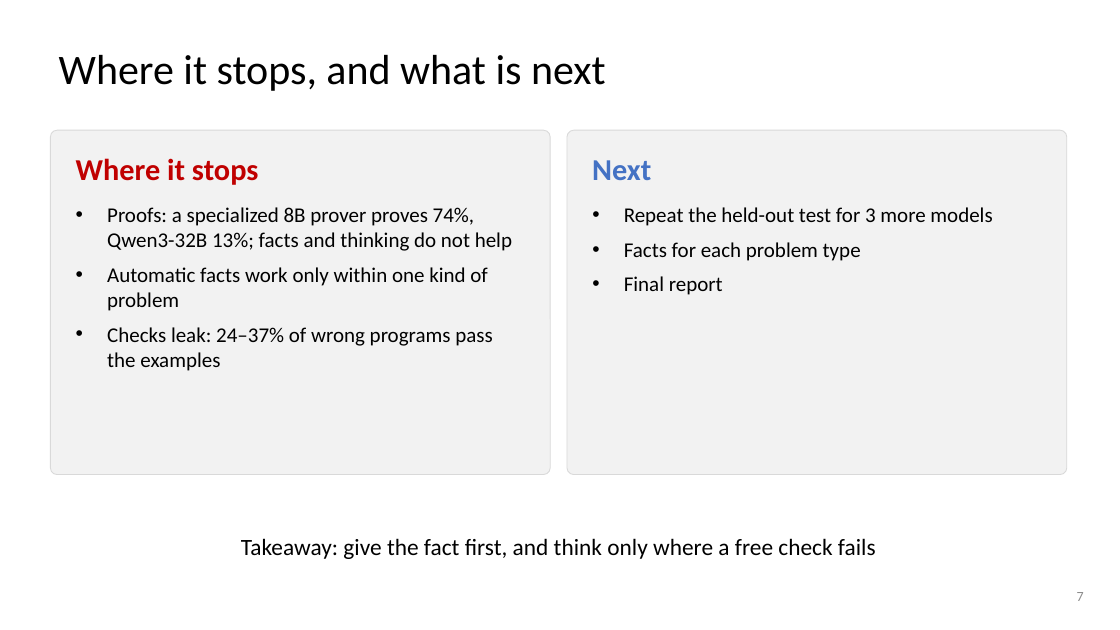
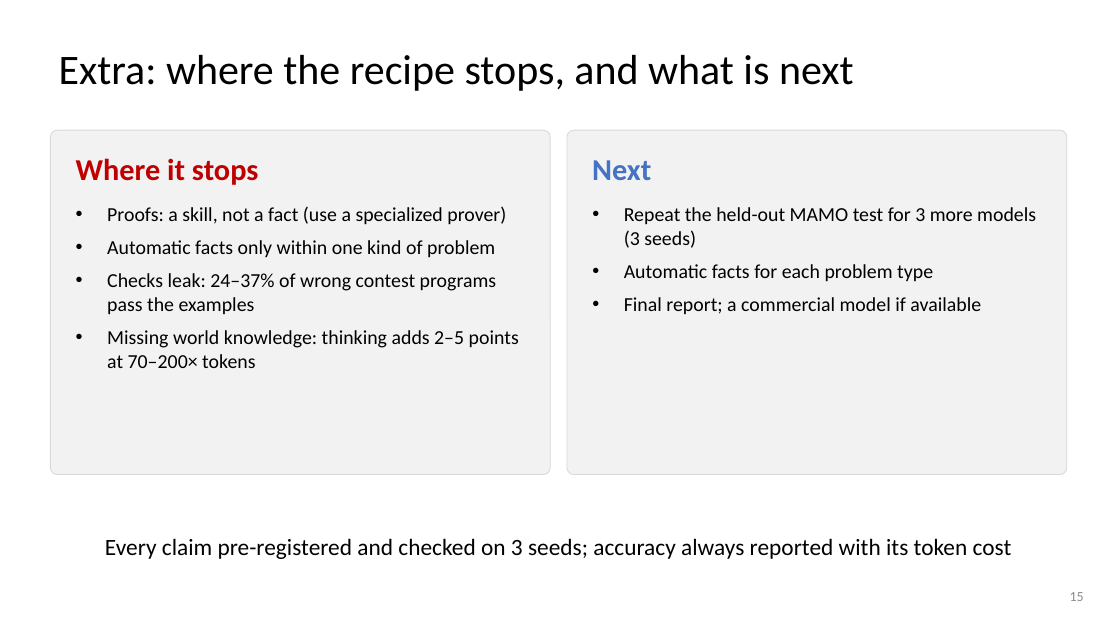
Before and after one commit to dlwns147/CSED490E_Project_Team5, a slide deck: slide 15 of PROPOSAL_slides.pptx (slide 7 before the commit). Drawn at 1120x630 pixels with LibreOffice and Linux fonts; fonts in the diff are those of the drawing. Boxes give left, top, right and bottom in pixels: in the first picture for what was removed or moved away, otherwise in the second. Text is boxed around its words. In the diff, an @@ line names an element or a change of style, - is before the commit and + after.

```diff
--- a/PROPOSAL_slides.pptx
+++ b/PROPOSAL_slides.pptx
@@ title at [59,55,854,91]: text changed @@
-Where it stops, and what is next
+Extra: where the recipe stops, and what is next
@@ text at [107,206,519,368]: text changed; size 18 to 17 pt @@
-• Proofs: a specialized 8B prover proves 74%, Qwen3-32B 13%; facts and thinking do not help
-• Automatic facts work only within one kind of problem
-• Checks leak: 24–37% of wrong programs pass the examples
+• Proofs: a skill, not a fact (use a specialized prover)
+• Automatic facts only within one kind of problem
+• Checks leak: 24–37% of wrong contest programs pass the examples
+• Missing world knowledge: thinking adds 2–5 points at 70–200× tokens
@@ text at [624,207,1036,314]: text changed; size 18 to 17 pt @@
-• Repeat the held-out test for 3 more models
-• Facts for each problem type
-• Final report
+• Repeat the held-out MAMO test for 3 more models (3 seeds)
+• Automatic facts for each problem type
+• Final report; a commercial model if available
@@ text at [105,538,1012,559]: text changed @@
-Takeaway: give the fact first, and think only where a free check fails
+Every claim pre-registered and checked on 3 seeds; accuracy always reported with its token cost
@@ page number at [1070,592,1084,601]: text changed @@
-7
+15
```
Also in this commit, not shown: 2 other slides changed, 11 slides added, 1 slide removed, 4 other files.
